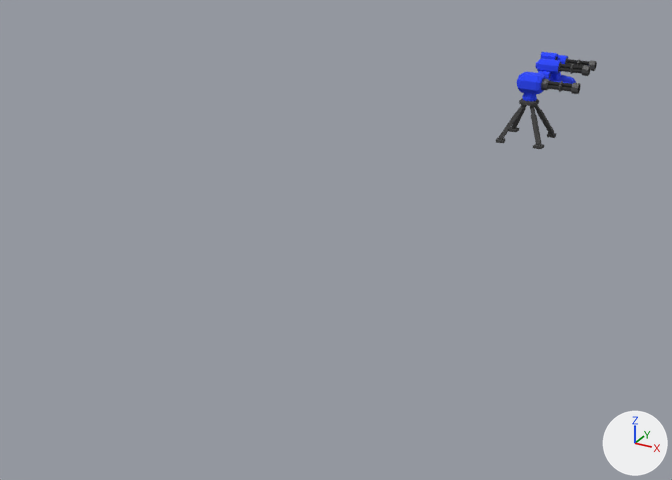
The Blender file Assets/Models/Zack_New/Guns.blend, before and after one commit.
The view is the same before and after, from a 50 mm camera at (9.1, -27.0, 8.2) aimed at (-1.7, -7.4, -1.6). Lighting does not change. The marker at lower right points along +X, +Y and +Z.

The first picture shows 'Gatling', 'SentryBase'.
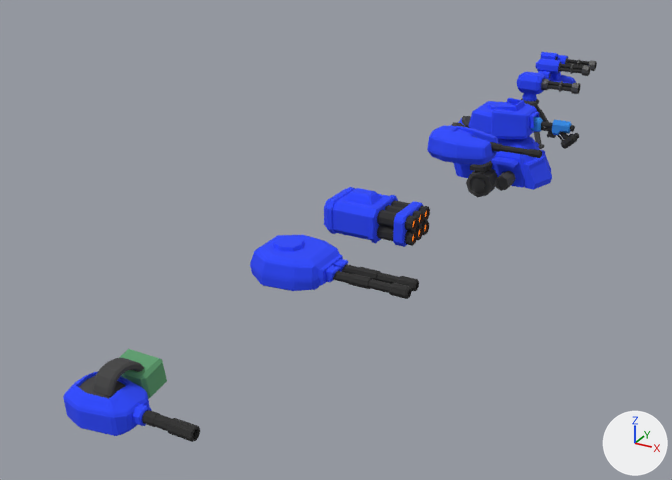
Edits to the bpy script that builds the scene:
```text
Change ob_flak:
    remove ob_flak.hide_set(True)  # its collection is switched off
Change ob_barrelhold:
    remove ob_barrelhold.hide_set(True)  # its collection is switched off
Change ob_gun:
    remove ob_gun.hide_set(True)  # its collection is switched off
Change ob_flame:
    remove ob_flame.hide_set(True)  # its collection is switched off
Change ob_rocket:
    remove ob_rocket.hide_set(True)  # its collection is switched off
Change ob_tank:
    remove ob_tank.hide_set(True)  # its collection is switched off
Change ob_barrel1:
    remove ob_barrel1.hide_set(True)  # its collection is switched off
Change ob_barrel1_001:
    remove ob_barrel1_001.hide_set(True)  # its collection is switched off
Change ob_grenadelauncher:
    remove ob_grenadelauncher.hide_set(True)  # its collection is switched off
Change ob_barrel:
    remove ob_barrel.hide_set(True)  # its collection is switched off
Change ob_hull:
    remove ob_hull.hide_set(True)  # its collection is switched off
Change ob_tracklink:
    remove ob_tracklink.hide_set(True)  # its collection is switched off
Change ob_wheel:
    remove ob_wheel.hide_set(True)  # its collection is switched off
Change ob_wheelsmall:
    remove ob_wheelsmall.hide_set(True)  # its collection is switched off
```

Pixel boxes (x1, y1, x2, y2) of what changed, in the pictures (672 x 480 px):
'GrenadeLauncher', shown (blue): after (63, 349, 167, 436)
'Rocket', shown (blue): after (324, 187, 430, 247)
'Tank', shown (blue): after (250, 235, 348, 291)
'Flame', shown (blue): after (469, 98, 579, 149)
'Hull', shown (blue): after (451, 116, 552, 190)
'Flak', shown (blue): after (427, 126, 498, 165)
'Barrel', shown (black): after (142, 410, 200, 442)
'Barrel1.001', shown (black): after (333, 271, 412, 299)
'Barrel1', shown (black): after (342, 264, 419, 291)
'Wheel', shown (black): after (466, 169, 498, 197)
'Gun', shown: after (490, 142, 542, 158)
'WheelSmall', shown: after (495, 171, 516, 191)
'TrackLink', shown: after (469, 161, 492, 172)
